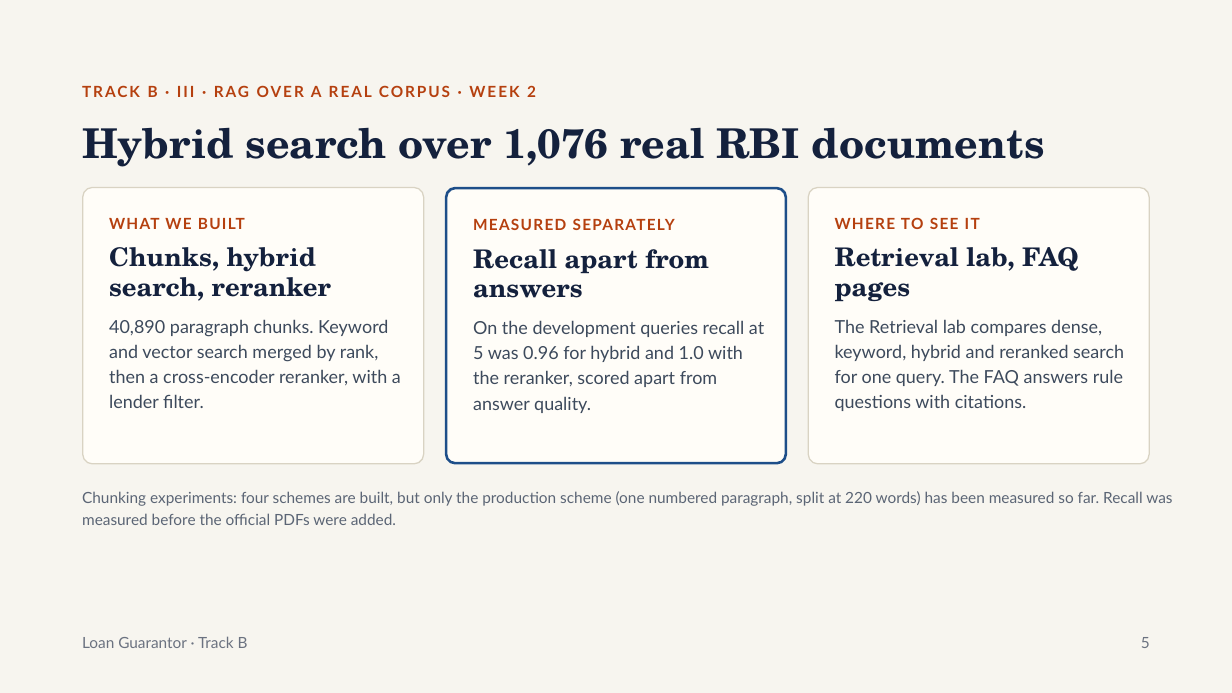
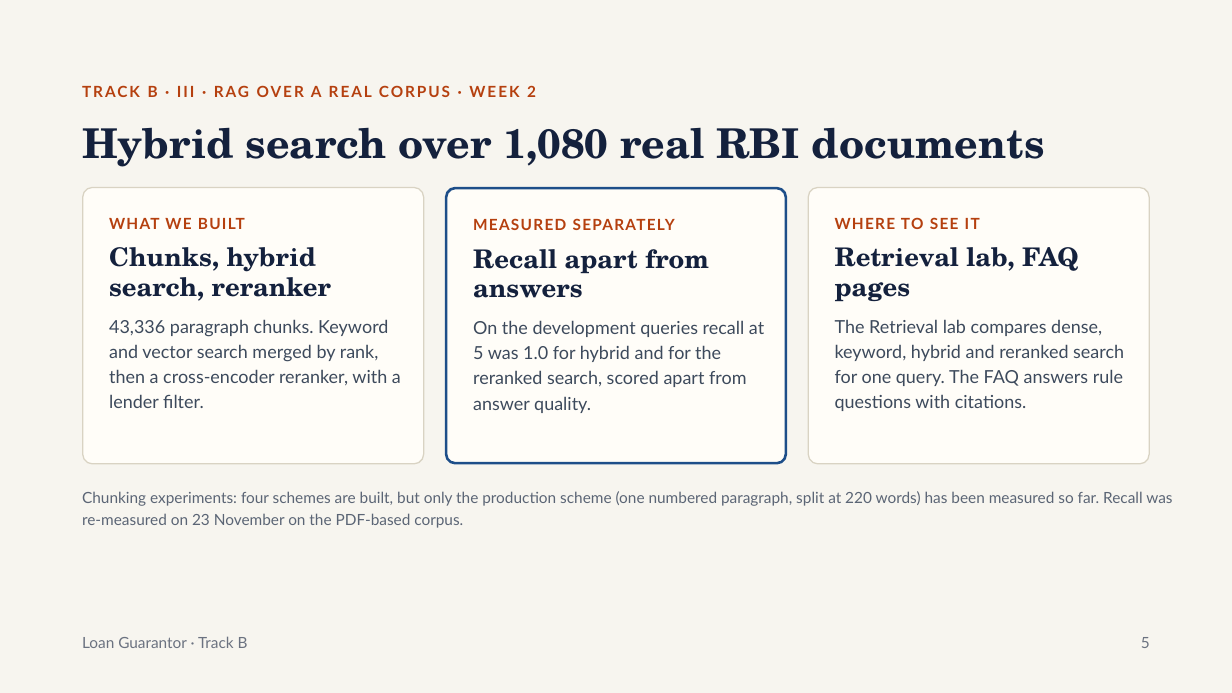
Before and after one commit to my-jamming-codes/KGP_GenAI_Achievers_Capstone, a slide deck: slide 5 of docs/images/Loan Guarantor Demo.pptx. Drawn at 1232x693 pixels with LibreOffice and Linux fonts; fonts in the diff are those of the drawing. Boxes give left, top, right and bottom in pixels: in the first picture for what was removed or moved away, otherwise in the second. Text is boxed around its words. In the diff, an @@ line names an element or a change of style, - is before the commit and + after.

```diff
--- a/docs/images/Loan Guarantor Demo.pptx
+++ b/docs/images/Loan Guarantor Demo.pptx
@@ title at bbox=[82, 127, 1045, 167]: text changed @@
-Hybrid search over 1,076 real RBI documents
+Hybrid search over 1,080 real RBI documents
@@ text at bbox=[109, 319, 401, 408]: text changed @@
-40,890 paragraph chunks. Keyword and vector search merged by rank, then a cross-encoder reranker, with a lender filter.
+43,336 paragraph chunks. Keyword and vector search merged by rank, then a cross-encoder reranker, with a lender filter.
@@ text at bbox=[473, 320, 764, 413]: text changed @@
-On the development queries recall at 5 was 0.96 for hybrid and 1.0 with the reranker, scored apart from answer quality.
+On the development queries recall at 5 was 1.0 for hybrid and for the reranked search, scored apart from answer quality.
@@ text at bbox=[82, 491, 1172, 528]: text changed @@
-Chunking experiments: four schemes are built, but only the production scheme (one numbered paragraph, split at 220 words) has been measured so far. Recall was measured before the official PDFs were added.
+Chunking experiments: four schemes are built, but only the production scheme (one numbered paragraph, split at 220 words) has been measured so far. Recall was re-measured on 23 November on the PDF-based corpus.
```
Also in this commit, not shown: 10 other slides changed, 24 other files.
